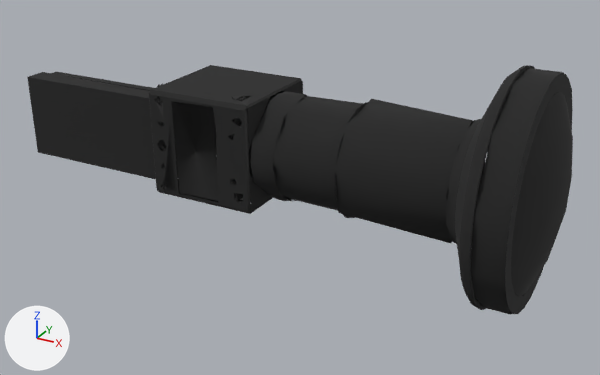
The FBX model ihmc-high-level-behaviors/src/libgdx/resources/environmentObjects/blackflyFujinon/BlackflyFujinon.fbx, before and after one commit.
The view is the same before and after, from a 50 mm lens placed at (0.000468, -0.001761, 0.000775), pointed at (-0.000495, -0.000009, -0.000101). Every picture has the same lights, and +X, +Y and +Z are marked at lower left. Where no turn or scale is listed for an object, it has been applied to the vertices.

Before the edit, the objects in view are built like this:
```python
me_mesh113_001 = bpy.data.meshes.new('mesh113.001')
me_mesh113_001.from_pydata(...)  # 2352 vertices, 528 faces; spans x -0.00091..-0.000141, y 0.000455..0.000745, z 0.005888..0.00618
me_mesh113_001.materials.append(mat_0_498039_0_498039_0_498039_0_000000_0_000000)  # picture img_singleblackpixel_png
me_mesh127_001 = bpy.data.meshes.new('mesh127.001')
me_mesh127_001.from_pydata(...)  # 429 vertices, 361 faces; spans x -0.000161..0.000358, y 0.000448..0.000756, z 0.005887..0.006189
me_mesh127_001.materials.append(mat_0_498039_0_498039_0_498039_0_000000_0_000000)  # picture img_singleblackpixel_png
me_mesh451_001 = bpy.data.meshes.new('mesh451.001')
me_mesh451_001.from_pydata(...)  # 393 vertices, 440 faces; spans x 0.000356..0.000582, y 0.000318..0.000882, z 0.005755..0.006323
me_mesh451_001.materials.append(mat_0_498039_0_498039_0_498039_0_000000_0_000000)  # picture img_singleblackpixel_png
ob_mesh113 = bpy.data.objects.new('mesh113', me_mesh113_001)
ob_mesh113.location = (-0.000409, -0.000598, -0.006034)
ob_mesh127 = bpy.data.objects.new('mesh127', me_mesh127_001)
ob_mesh127.location = (-0.000409, -0.000598, -0.006034)
ob_mesh451 = bpy.data.objects.new('mesh451', me_mesh451_001)
ob_mesh451.location = (-0.000409, -0.000598, -0.006034)
```
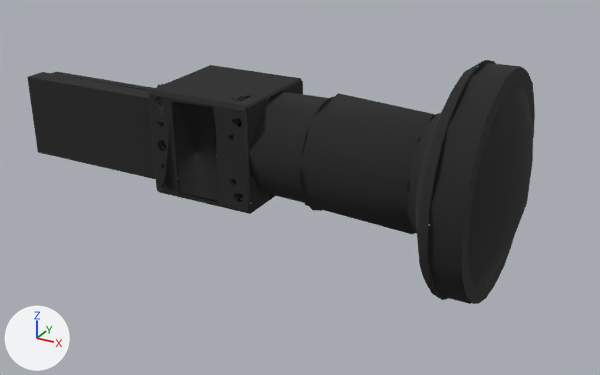
The newer file is also turned or shifted as a whole; pictures and numbers use the older file's frame.

Diff of the bpy script that builds the scene:
```diff
--- a/ihmc-high-level-behaviors/src/libgdx/resources/environmentObjects/blackflyFujinon/BlackflyFujinon.fbx.py
+++ b/ihmc-high-level-behaviors/src/libgdx/resources/environmentObjects/blackflyFujinon/BlackflyFujinon.fbx.py
@@ ob_mesh127 @@
 ob_mesh127 = bpy.data.objects.new('mesh127', me_mesh127_001)
-ob_mesh127.location = (-0.000409, -0.000598, -0.006034)
+ob_mesh127.location = (-0.000501, -0.000598, -0.006034)
@@ ob_mesh451 @@
 ob_mesh451 = bpy.data.objects.new('mesh451', me_mesh451_001)
-ob_mesh451.location = (-0.000409, -0.000598, -0.006034)
+ob_mesh451.location = (-0.000501, -0.000598, -0.006034)
```

Changed parts and their boxes (x1, y1, x2, y2) in the pictures (600 x 375 px):
'mesh451', moved
    before: (446, 65, 573, 315)
    after: (407, 60, 535, 304)
'mesh127', moved
    before: (251, 92, 485, 243)
    after: (228, 91, 449, 235)
